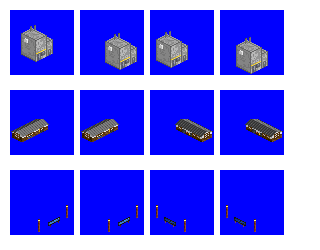
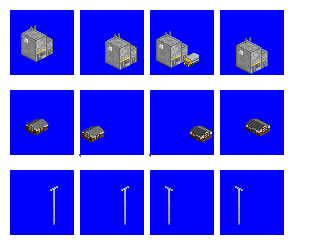
Layers edited between the first and the second 320px x 250px image:
added layer "Pasted Layer #1" above "Pasted Layer" over box(50, 154, 243, 225)
painted on "Pasted Layer" over box(11, 53, 283, 232)
